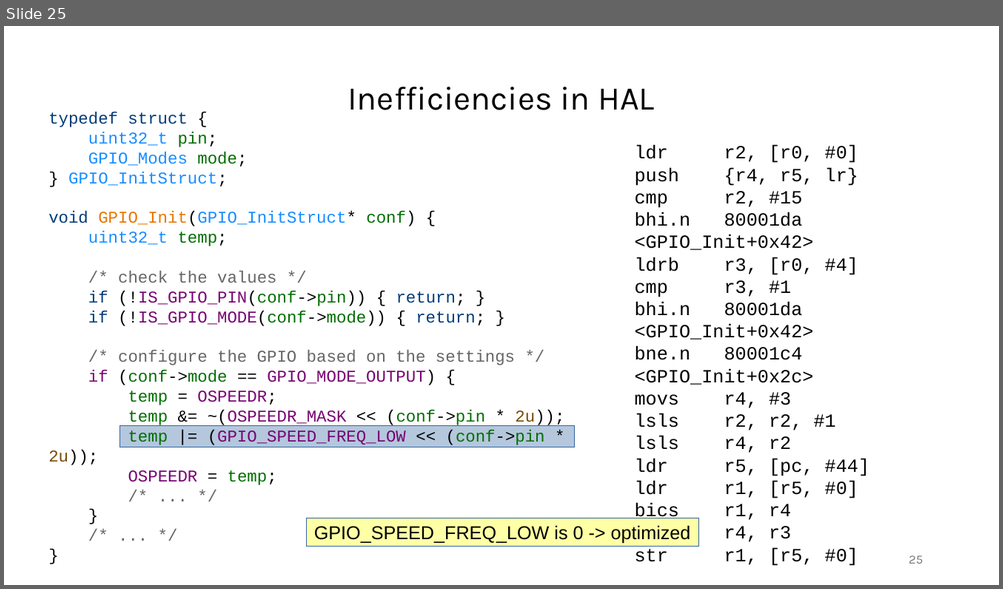
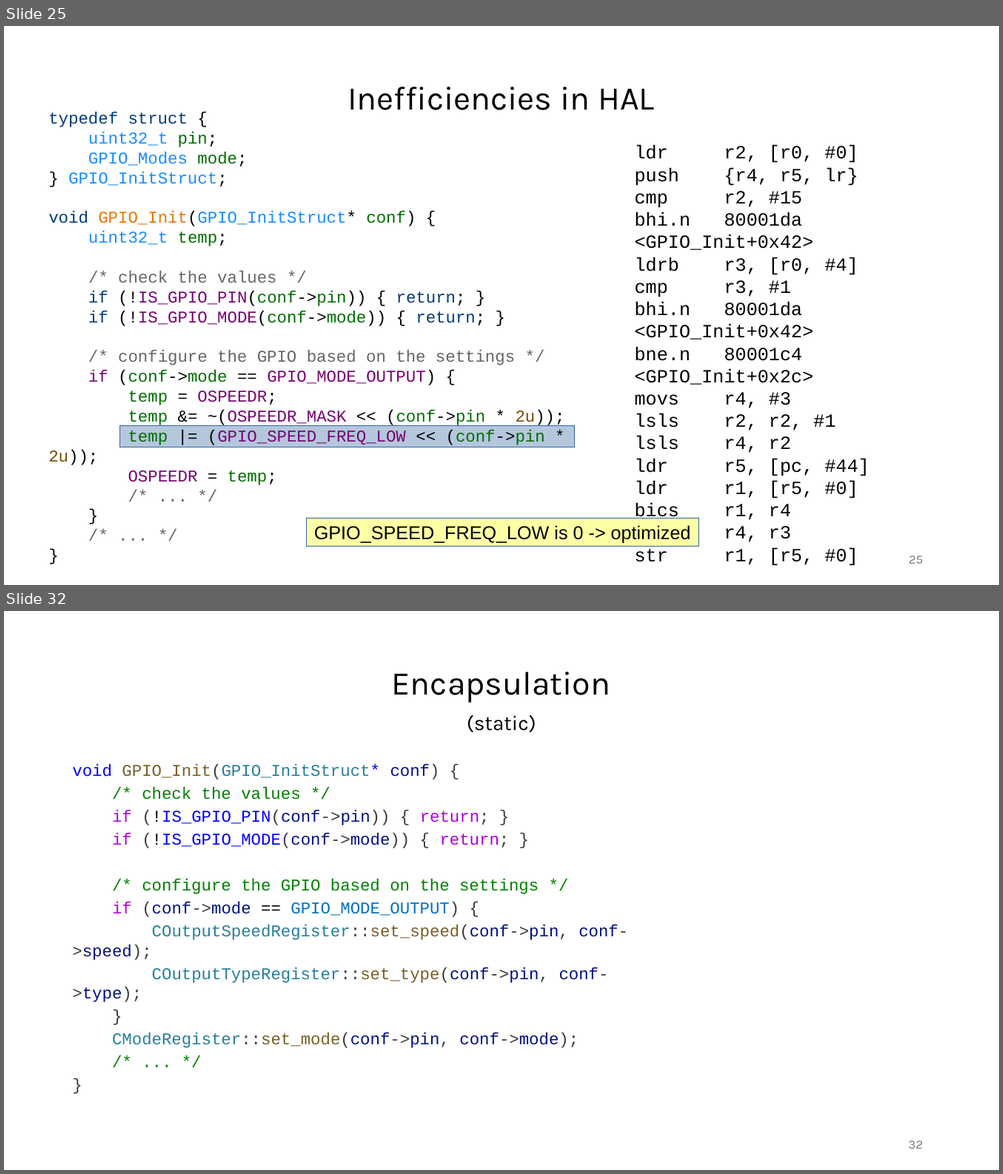
Before and after one commit to janos32783/cppcon_2024_cost_cpp_abstractions, a slide deck: presentation/cppcon.pptx. Shown one above the other, each under a label of ours: slide 25 before the commit, slides 25 and 32 after it; the slides between them are not shown. The pictures are 1003x589 and 1003x1174 pixels, drawn with LibreOffice and Linux fonts; fonts in the diff are those of the drawing. Boxes give left, top, right and bottom in pixels: in the first picture for what was removed or moved away, otherwise in the second. Text is boxed around its words. In the diff, an @@ line names an element or a change of style, - is before the commit and + after.

Commit message:
encapsulation work in progress

```diff
--- a/presentation/cppcon.pptx
+++ b/presentation/cppcon.pptx
@@ slide 32 added at (4,611,999,1170), background #FFFFFF @@
@@ text added at (392,672,611,732), 32 pt, text #000000 @@
+Encapsulation
+(static)
@@ text added at (72,764,628,1048), 16 pt, text #001080 @@
+void GPIO_Init(GPIO_InitStruct* conf) {
+/* check the values */
+if (!IS_GPIO_PIN(conf->pin)) { return; }
+if (!IS_GPIO_MODE(conf->mode)) { return; }
+/* configure the GPIO based on the settings */
+if (conf->mode == GPIO_MODE_OUTPUT) {
+COutputSpeedRegister::set_speed(conf->pin, conf->speed);
+COutputTypeRegister::set_type(conf->pin, conf->type);
+}
+CModeRegister::set_mode(conf->pin, conf->mode);
+/* ... */
+}
@@ page number added at (908,1141,923,1149), 12 pt, text #787878 @@
+32
```
Also in this commit, not shown: 2 slides changed, 8 other slides added, 7 other files.
